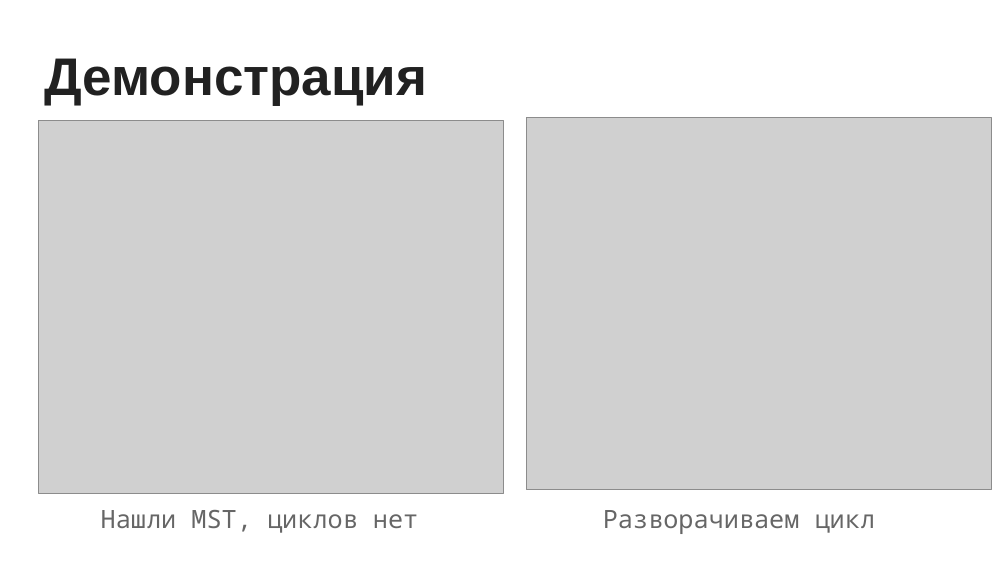
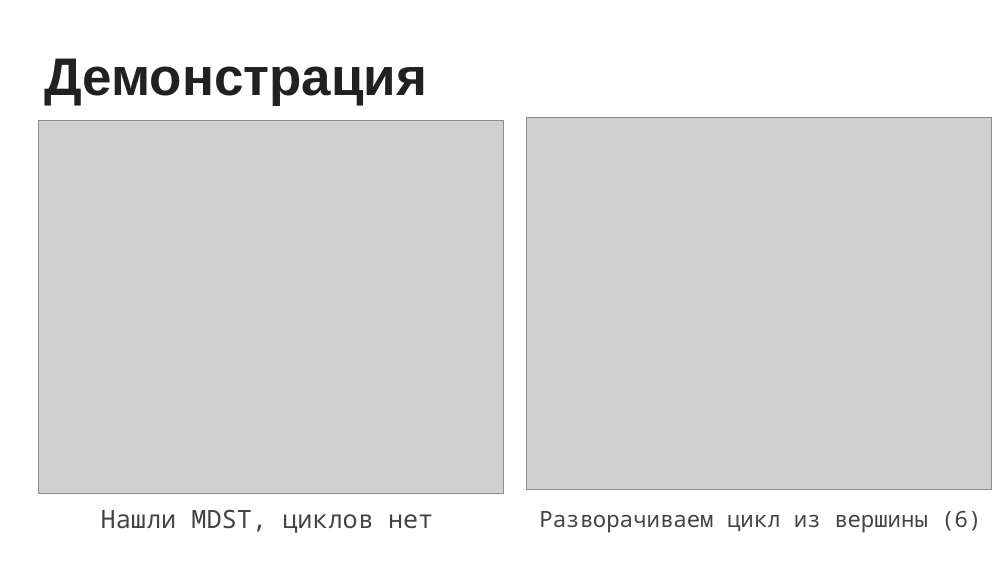
Before and after one commit to Alexander-Snigirev/AltExam, a slide deck: slide 9 of theory/presentation.pptx (slide 8 before the commit). Drawn at 1008x567 pixels with LibreOffice and Linux fonts; fonts in the diff are those of the drawing; grey boxes stand for pictures. Boxes give left, top, right and bottom in pixels: in the first picture for what was removed or moved away, otherwise in the second. Text is boxed around its words. In the diff, an @@ line names an element or a change of style, - is before the commit and + after.

```diff
--- a/theory/presentation.pptx
+++ b/theory/presentation.pptx
@@ text at (101, 510, 433, 533): text changed; text colour #666666 to #434343 @@
-Нашли MST, циклов нет
+Нашли MDST, циклов нет
@@ text at (539, 511, 981, 532): text changed; size 18 to 16 pt; text colour #666666 to #434343 @@
-Разворачиваем цикл
+Разворачиваем цикл из вершины (6)
```
Also in this commit, not shown: 8 other slides changed, 1 slide added, 1 other file.
